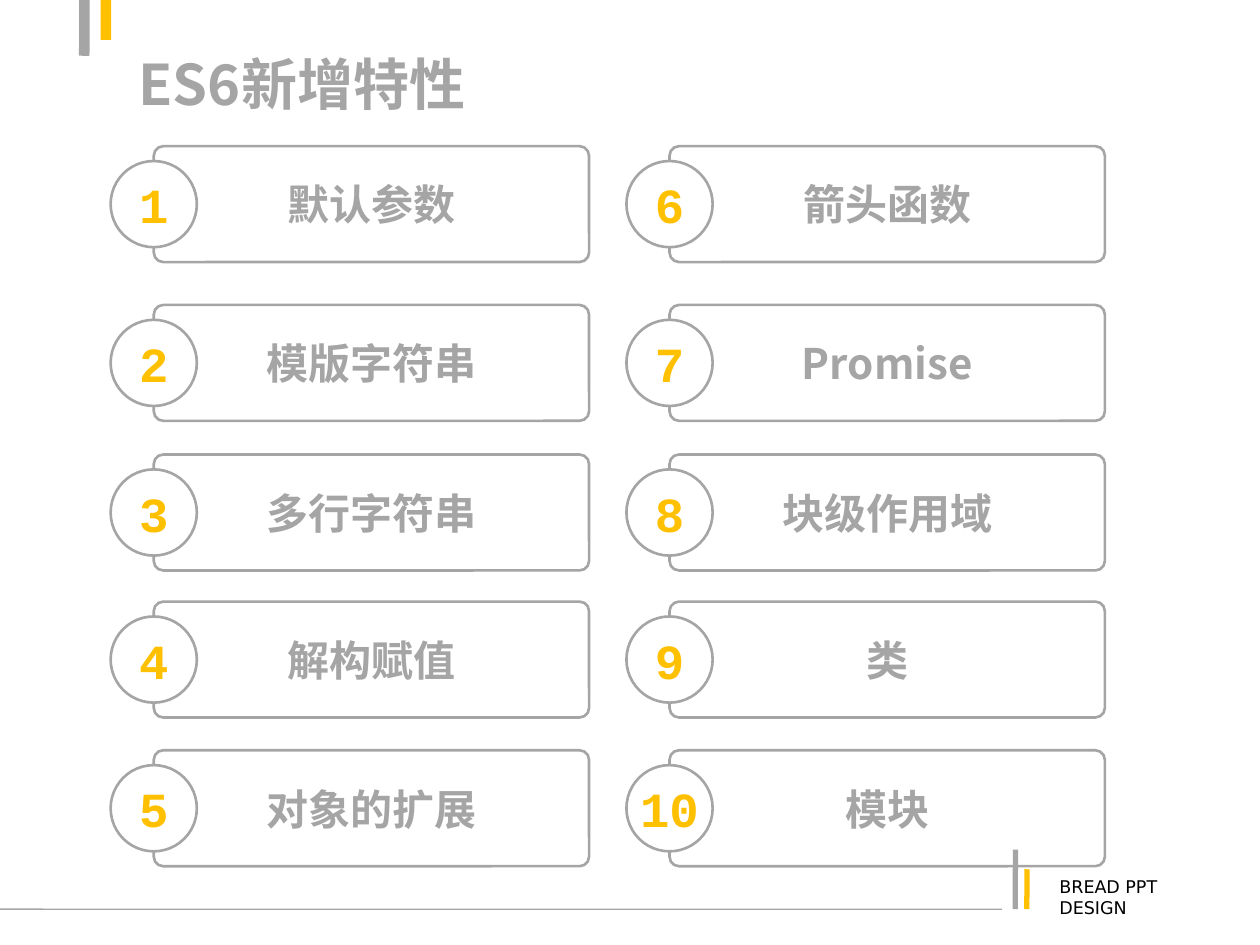
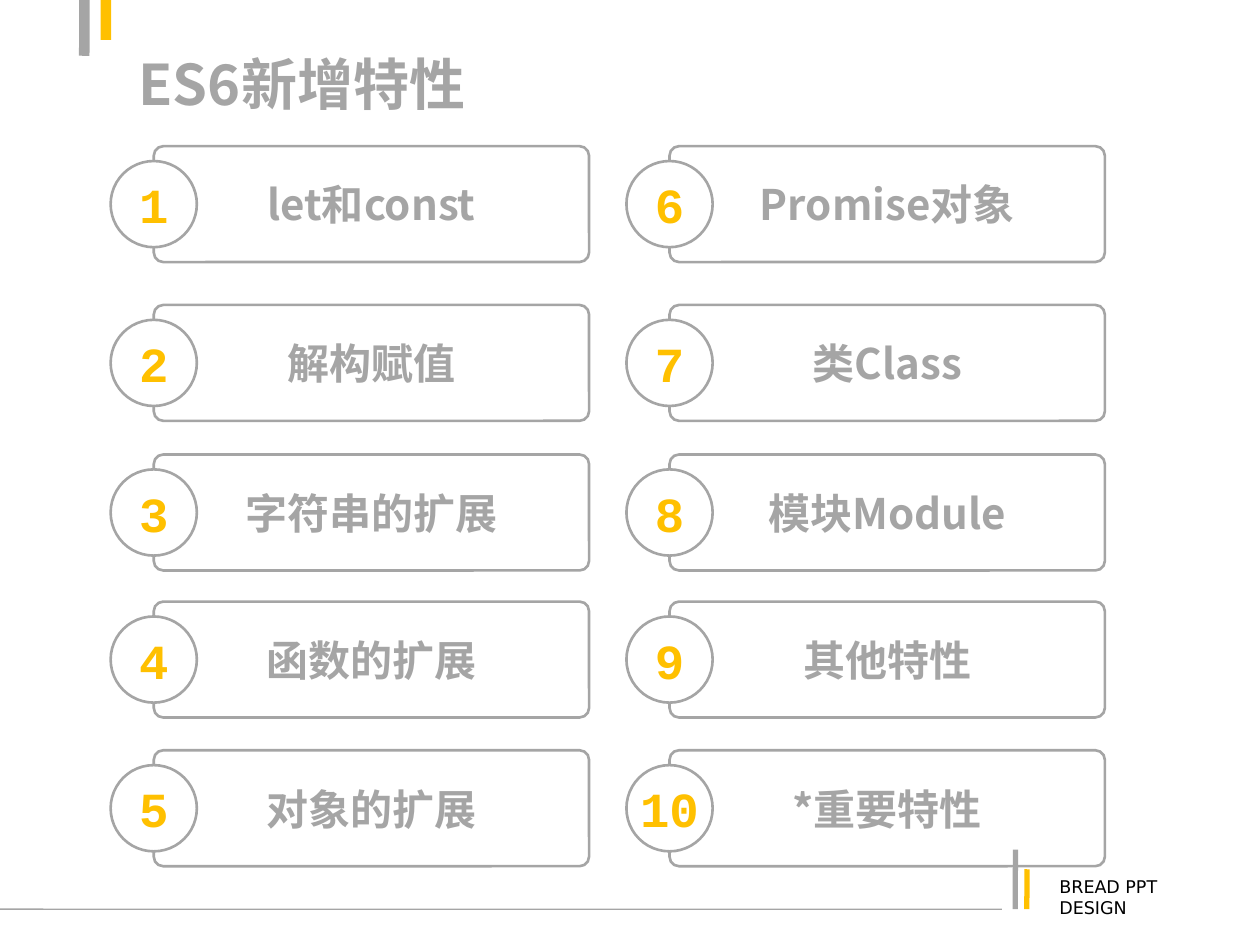
Before and after one commit to justforuse/psae-es6, a slide deck: slide 10 of es6.ppt. Drawn at 1260x945 pixels with LibreOffice and Linux fonts; fonts in the diff are those of the drawing. Boxes give left, top, right and bottom in pixels: in the first picture for what was removed or moved away, otherwise in the second. Text is boxed around its words. In the diff, an @@ line names an element or a change of style, - is before the commit and + after.

Commit message:
update

```diff
--- a/es6.ppt
+++ b/es6.ppt
@@ text in rounded rectangle at (267, 185, 475, 224): text changed @@
-默认参数
+let和const
@@ text in rounded rectangle at (760, 184, 1015, 224): text changed @@
-箭头函数
+Promise对象
@@ text in rounded rectangle at (287, 343, 455, 383): text changed @@
-模版字符串
+解构赋值
@@ text in rounded rectangle at (813, 343, 962, 383): text changed @@
-Promise
+类Class
@@ text in rounded rectangle at (245, 493, 497, 533): text changed @@
-多行字符串
+字符串的扩展
@@ text in rounded rectangle at (768, 493, 1006, 533): text changed @@
-块级作用域
+模块Module
@@ text in rounded rectangle at (266, 640, 476, 680): text changed @@
-解构赋值
+函数的扩展
@@ text in rounded rectangle at (803, 640, 971, 680): text changed @@
-类
+其他特性
@@ text in rounded rectangle at (793, 789, 982, 829): text changed @@
-模块
+*重要特性
```
Also in this commit, not shown: 7 other slides changed.
